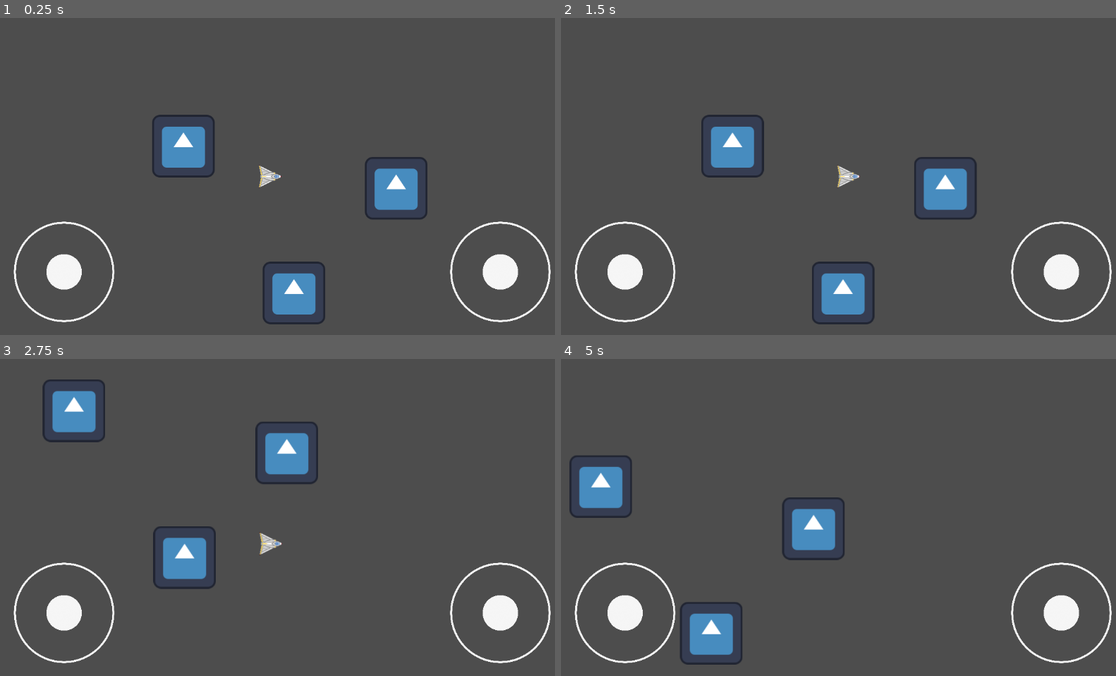
Above: before the commit, frames 1-4 (two rows, left to right).
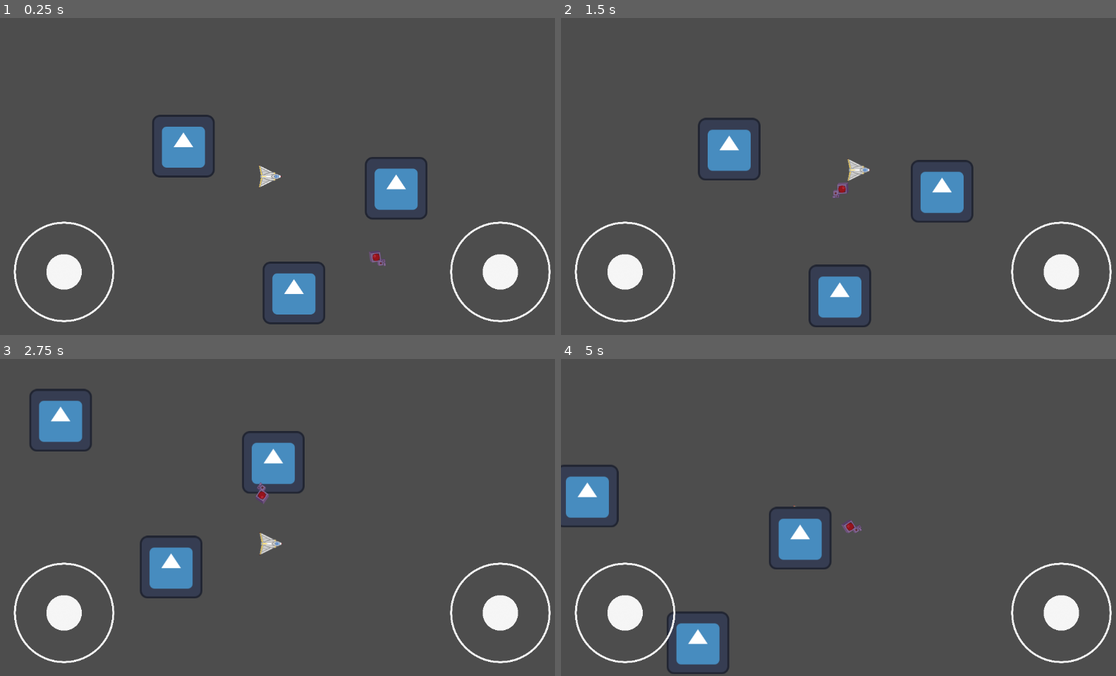
Above: after the commit, the same moments.

Repository: Archit-Dubey/GDC-2D-Shooter
Game: Godot game, scene res://Scenes/main.tscn
The game is run twice, just before and just after one commit, with the same random seed, the same clock (stepped at 60 frames per second) and the same inputs. The engine's default icon, where the game draws it, is replaced by a stand-in: a white triangle on a blue panel in a dark square.
Inputs (mouse positions are in pixels of both pictures, inside the frame that each line leads up to):
- Up to frame 1 (0.25 s): no input
- Up to frame 2 (1.5 s): click (627, 271) at 0.52 s; move the mouse to (966, 160) at 1.27 s; hold D (right) from 1.28 s (still down)
- Up to frame 3 (2.75 s): move the mouse to (166, 533) at 2.02 s; release D (right) at 2.03 s; hold S (down) from 2.03 s (still down)
- Up to frame 4 (5 s): move the mouse to (899, 447) at 2.77 s; release S (down) at 2.78 s; hold D (right) 2.78-3.53 s; move the mouse to (816, 580) at 3.52 s; hold W (up) 3.53-4.28 s; move the mouse to (1010, 565) at 4.27 s; hold A (left) from 4.28 s (still down)

The runs differ from the first frame. In frame 1, less than 0.1% of the frame differs, in the area x 66-70%, y 73-79%; in frame 2, 3.1%; in frame 3, 4.8%, in the area x 5-58%, y 6-76%; in frame 4, 4.7%.

Commit message:
Added Chaser_Enemy into the game, Spawner has not been added yet

Diff:
--- /dev/null
+++ b/GDC Shooter 2D/Scenes/chaser_enemy.tscn
@@ -0,0 +1,46 @@
+[gd_scene load_steps=7 format=3 uid="uid://oo738ersgkxq"]
+
+[ext_resource type="Texture2D" uid="uid://c4tvg4j8dfywu" path="res://Assets/Art/Enemies/Chaser/Chaser Sprites.png" id="1_c2nns"]
+[ext_resource type="Script" path="res://Scripts/Chaser_Enemy.gd" id="1_o5i31"]
+
+[sub_resource type="AtlasTexture" id="AtlasTexture_6rwsg"]
+atlas = ExtResource("1_c2nns")
+region = Rect2(0, 0, 50, 50)
+
+[sub_resource type="AtlasTexture" id="AtlasTexture_v5xtw"]
+atlas = ExtResource("1_c2nns")
+region = Rect2(50, 0, 50, 50)
+
+[sub_resource type="AtlasTexture" id="AtlasTexture_7ompr"]
+atlas = ExtResource("1_c2nns")
+region = Rect2(100, 0, 50, 50)
+
+[sub_resource type="SpriteFrames" id="SpriteFrames_p240t"]
+animations = [{
+"frames": [{
+"duration": 1.0,
+"texture": SubResource("AtlasTexture_6rwsg")
+}, {
+"duration": 1.0,
+"texture": SubResource("AtlasTexture_v5xtw")
+}, {
+"duration": 1.0,
+"texture": SubResource("AtlasTexture_7ompr")
+}],
+"loop": true,
+"name": &"Idle",
+"speed": 5.0
+}]
+
+[node name="Chaser_Enemy" type="CharacterBody2D"]
+script = ExtResource("1_o5i31")
+
+[node name="AnimatedSprite2D" type="AnimatedSprite2D" parent="."]
+rotation = 4.71239
+sprite_frames = SubResource("SpriteFrames_p240t")
+animation = &"Idle"
+autoplay = "Idle"
+
+[node name="CollisionPolygon2D" type="CollisionPolygon2D" parent="."]
+rotation = 4.71239
+polygon = PackedVector2Array(1, -24, -9, -14, -3, -7, -15, 4, 0, 23, 18, 6, 9, -3, 13, -12)
--- a/GDC Shooter 2D/Scenes/joystick.tscn
+++ b/GDC Shooter 2D/Scenes/joystick.tscn
@@ -1,11 +1,11 @@
 [gd_scene load_steps=4 format=3 uid="uid://bnoasihi24wj0"]
 
-[ext_resource type="Script" path="res://Scripts/joystick.gd" id="1_pmdqv"]
+[ext_resource type="Script" path="res://Scripts/Joystick.gd" id="1_5b4q4"]
 [ext_resource type="Texture2D" uid="uid://dv6kq7xq4op5j" path="res://Assets/Art/Joystick/joyring.png" id="2_w2jn3"]
 [ext_resource type="Texture2D" uid="uid://bxuyycfoi67p4" path="res://Assets/Art/Joystick/joyknobpng.png" id="3_voruw"]
 
 [node name="Joystick" type="Node2D"]
-script = ExtResource("1_pmdqv")
+script = ExtResource("1_5b4q4")
 
 [node name="Ring" type="Sprite2D" parent="."]
 scale = Vector2(0.055, 0.055)
--- a/GDC Shooter 2D/Scenes/main.tscn
+++ b/GDC Shooter 2D/Scenes/main.tscn
@@ -1,8 +1,9 @@
-[gd_scene load_steps=4 format=3 uid="uid://d20ga7d1n8k7w"]
+[gd_scene load_steps=5 format=3 uid="uid://d20ga7d1n8k7w"]
 
 [ext_resource type="PackedScene" uid="uid://cx0ed02rryg76" path="res://Scenes/gui.tscn" id="1_w257l"]
 [ext_resource type="PackedScene" uid="uid://xcee157fq5ca" path="res://Scenes/player.tscn" id="2_irpq3"]
 [ext_resource type="Texture2D" uid="uid://mib7garokarc" path="res://icon.svg" id="3_qbbl1"]
+[ext_resource type="PackedScene" uid="uid://oo738ersgkxq" path="res://Scenes/chaser_enemy.tscn" id="4_0taoq"]
 
 [node name="Main" type="Node2D"]
 
@@ -21,3 +22,6 @@
 [node name="placeholderRock3" type="Sprite2D" parent="."]
 position = Vector2(223, 138)
 texture = ExtResource("3_qbbl1")
+
+[node name="Chaser_Enemy" parent="." instance=ExtResource("4_0taoq")]
+position = Vector2(660, 397)
--- /dev/null
+++ b/GDC Shooter 2D/Scripts/Chaser_Enemy.gd
@@ -0,0 +1,28 @@
+extends CharacterBody2D
+
+
+@export var speed = 200  # Adjust this value to control the speed of the enemy
+@onready var player=$"../Player"
+
+func _ready():
+		# Start moving towards the player
+	if player:
+		print("Yes")
+	else:
+		print("No")
+
+func _process(delta):
+	if player:
+		# Calculate the direction to the player
+		var direction = (player.global_position - global_position).normalized()
+
+		# Move the enemy towards the player
+		velocity = direction * speed
+
+		# Make the enemy look at player all the time
+		look_at(player.global_position)
+
+		move_and_slide()
+
+	else:
+		print()
Binary file added: GDC Shooter 2D/Assets/Art/Enemies/Chaser/Chaser Sprites.png
Not shown, added: GDC Shooter 2D/Assets/Art/Enemies/Chaser/Chaser Sprites.png.import
